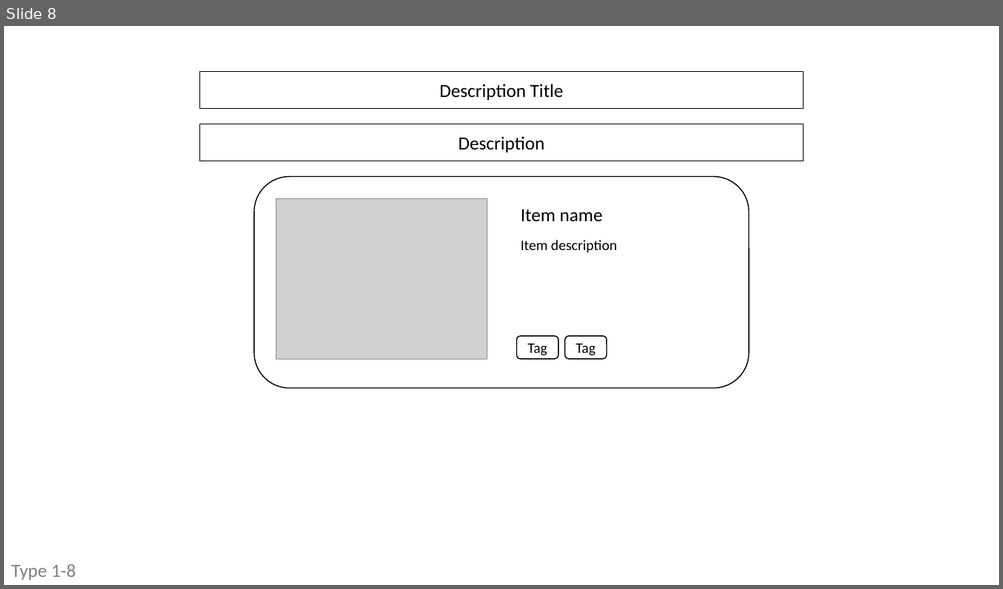
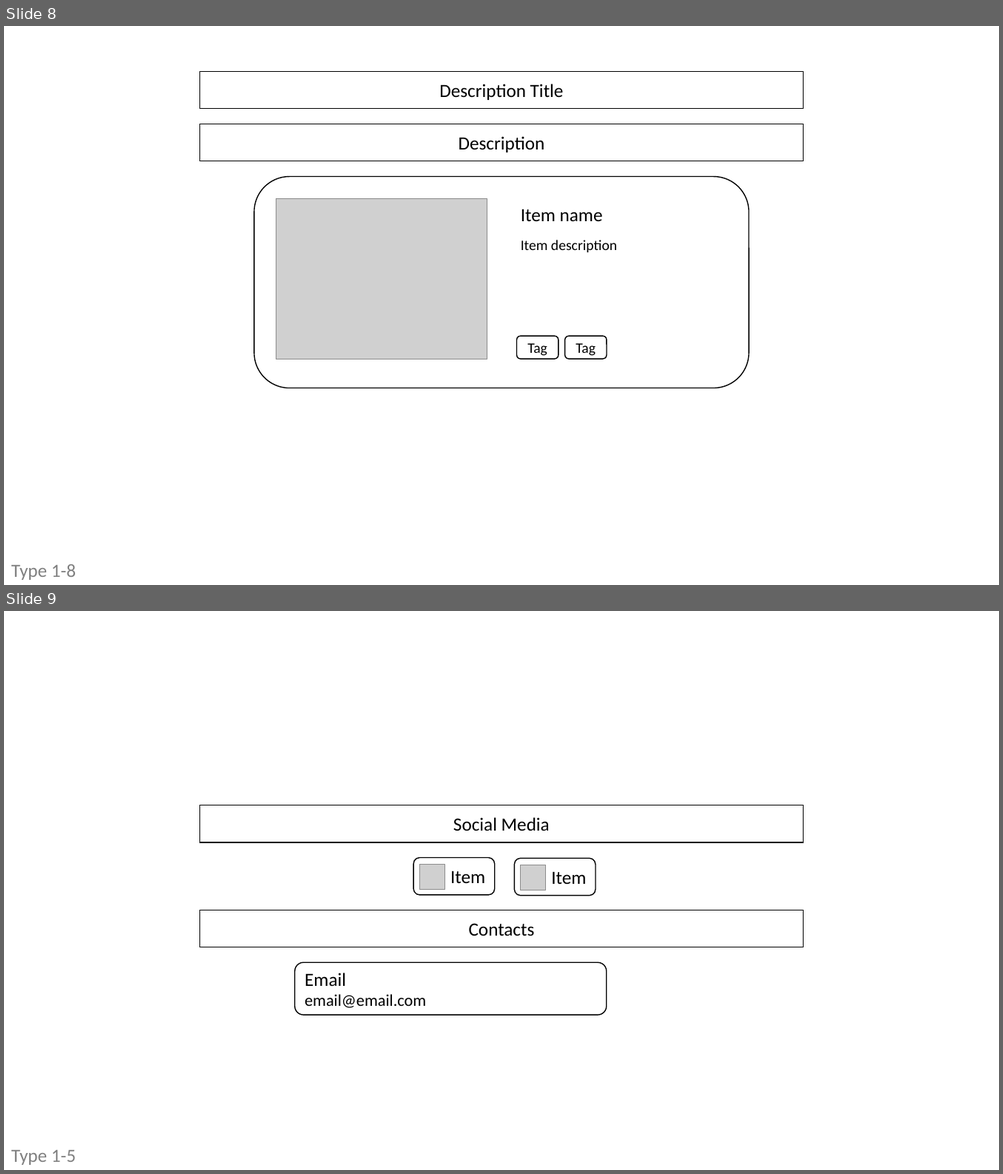
Before and after one commit to great-anaphylaxis/website-prototyper, a slide deck: prototypes.pptx. Shown one above the other, each under a label of ours: slide 8 before the commit, slides 8 and 9 after it. The pictures are 1003x589 and 1003x1174 pixels, drawn with LibreOffice and Linux fonts; fonts in the diff are those of the drawing; grey boxes stand for pictures. Boxes give left, top, right and bottom in pixels: in the first picture for what was removed or moved away, otherwise in the second. Text is boxed around its words. In the diff, an @@ line names an element or a change of style, - is before the commit and + after.

```diff
--- a/prototypes.pptx
+++ b/prototypes.pptx
@@ slide 9 added at <box>4,611,999,1170</box>, background #FFFFFF @@
@@ rectangle added at <box>199,806,803,843</box>, outline #000000 1 pt, 18 pt, text #000000 @@
+Social Media
@@ rounded rectangle added at <box>414,858,495,895</box>, outline #000000 1 pt, 18 pt, text #000000 @@
+Item
@@ picture added at <box>420,865,444,889</box> @@
@@ rounded rectangle added at <box>515,859,596,896</box>, outline #000000 1 pt, 18 pt, text #000000 @@
+Item
@@ picture added at <box>521,866,545,890</box> @@
@@ rectangle added at <box>199,910,803,948</box>, outline #000000 1 pt, 18 pt, text #000000 @@
+Contacts
@@ rounded rectangle added at <box>295,963,607,1015</box>, outline #000000 1 pt, 16 pt, text #000000 @@
+Email
+email@email.com
@@ text added at <box>11,1150,76,1165</box>, 18 pt, text #808080 @@
+Type 1-5
```
Also in this commit, not shown: 4 other files.
